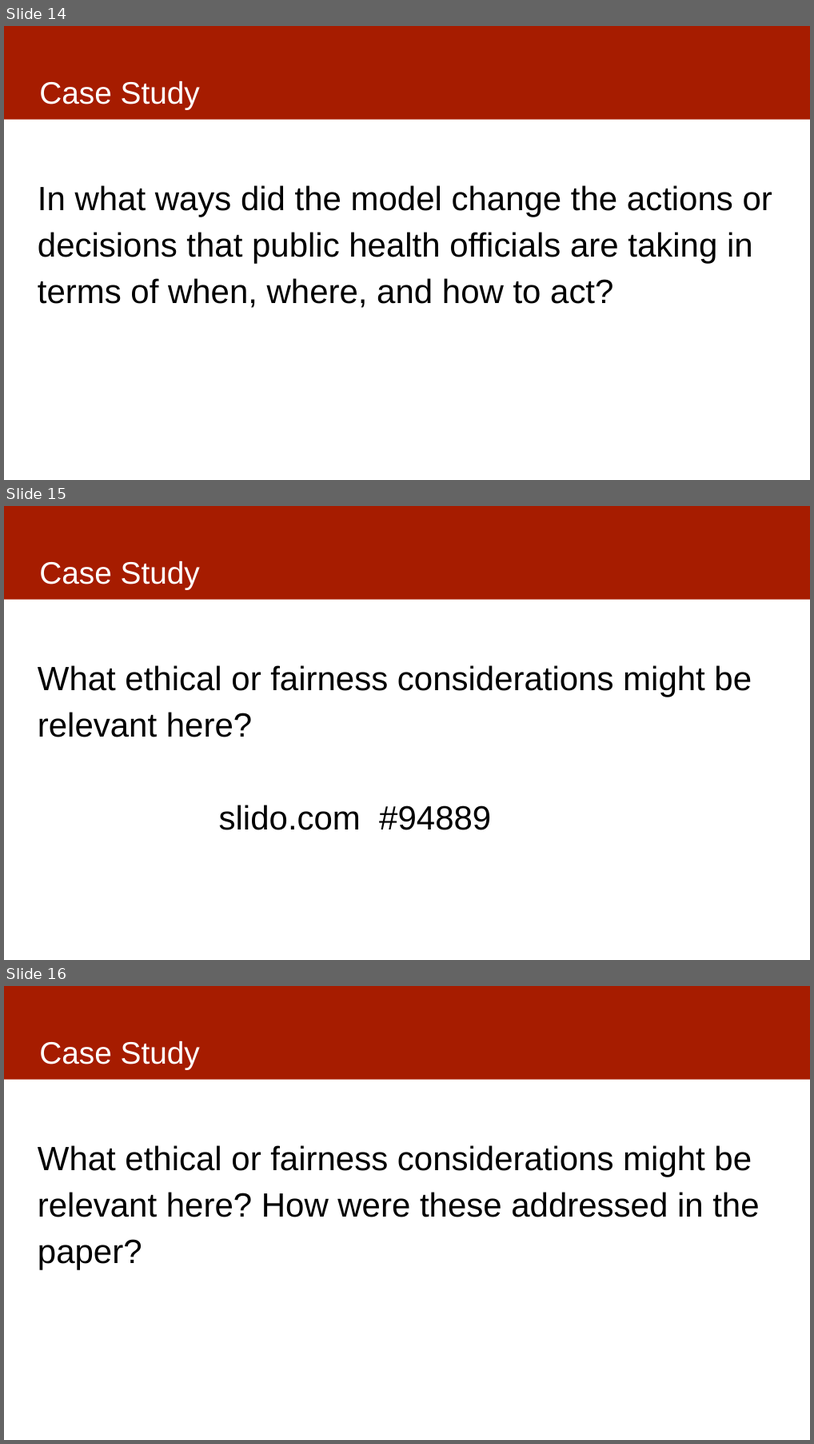
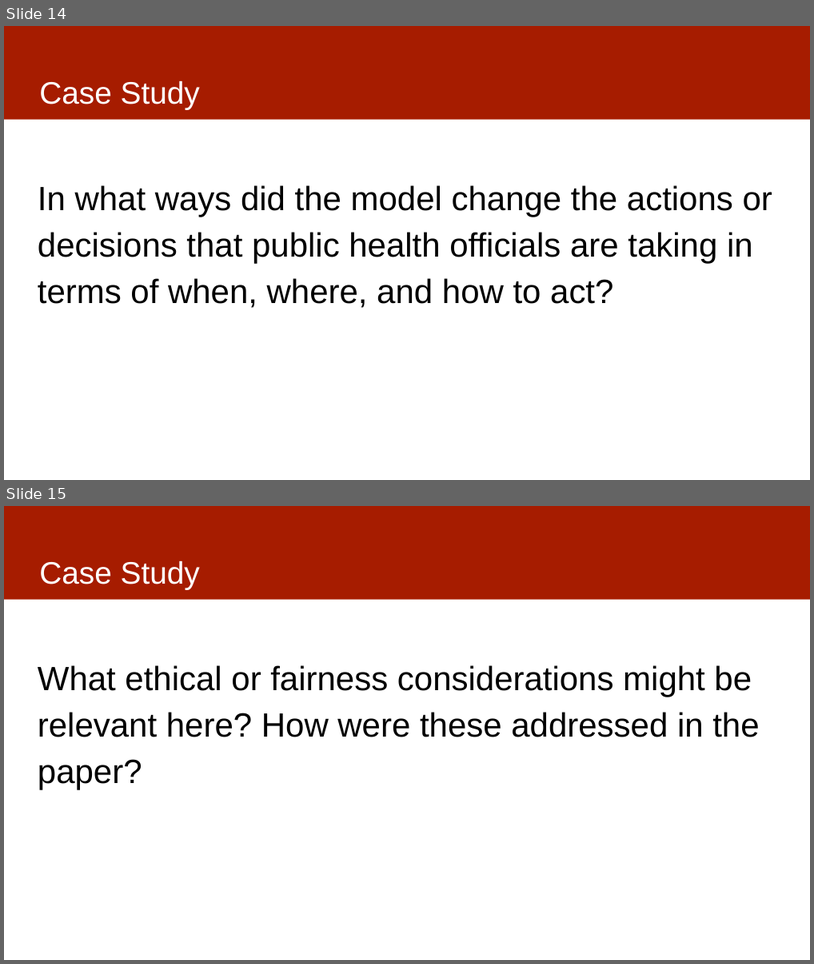
Before and after one commit to dssg/mlforpublicpolicylab, a slide deck: Lectures/03-casestudies.pptx. Shown one above the other, each under a label of ours: slides 14, 15 and 16 before the commit, slides 14 and 15 after it. The pictures are 814x1444 and 814x964 pixels, drawn with LibreOffice and Linux fonts; fonts in the diff are those of the drawing. Boxes give left, top, right and bottom in pixels: in the first picture for what was removed or moved away, otherwise in the second. Text is boxed around its words. In the diff, an @@ line names an element or a change of style, - is before the commit and + after.

```diff
--- a/Lectures/03-casestudies.pptx
+++ b/Lectures/03-casestudies.pptx
@@ slide 15 removed at (x1=4, y1=506, x2=810, y2=960), background #FFFFFF; not listed: 1 template element that a slide beside it also shows @@
@@ title removed at (x1=39, y1=561, x2=200, y2=590) @@
-Case Study
@@ text removed at (x1=38, y1=665, x2=752, y2=830) @@
-What ethical or fairness considerations might be relevant here?
-slido.com #94889
@@ what was slide 16 is now slide 15 @@
```
Also in this commit, not shown: 5 slides changed.
